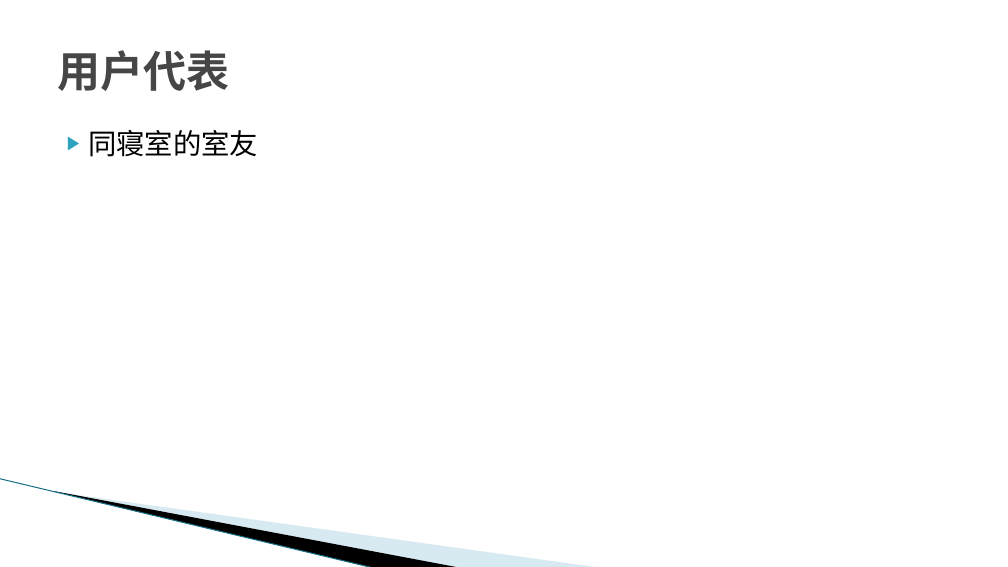
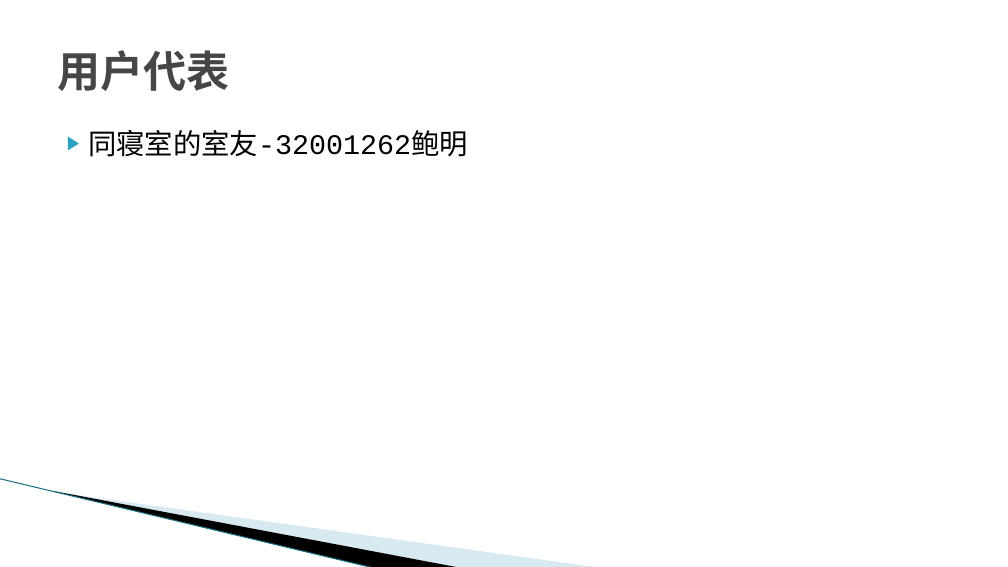
Before and after one commit to G17workfordadoudou/dadoudou, a slide deck: slide 5 of SE2022-G17小组-软件需求.pptx. Drawn at 1008x567 pixels with LibreOffice and Linux fonts; fonts in the diff are those of the drawing; background and template pictures are left out. Boxes give left, top, right and bottom in pixels: in the first picture for what was removed or moved away, otherwise in the second. Text is boxed around its words. In the diff, an @@ line names an element or a change of style, - is before the commit and + after.

```diff
--- a/SE2022-G17小组-软件需求.pptx
+++ b/SE2022-G17小组-软件需求.pptx
@@ text at (88, 130, 468, 157): text changed @@
-▶ 同寝室的室友
+▶ 同寝室的室友-32001262鲍明
```
